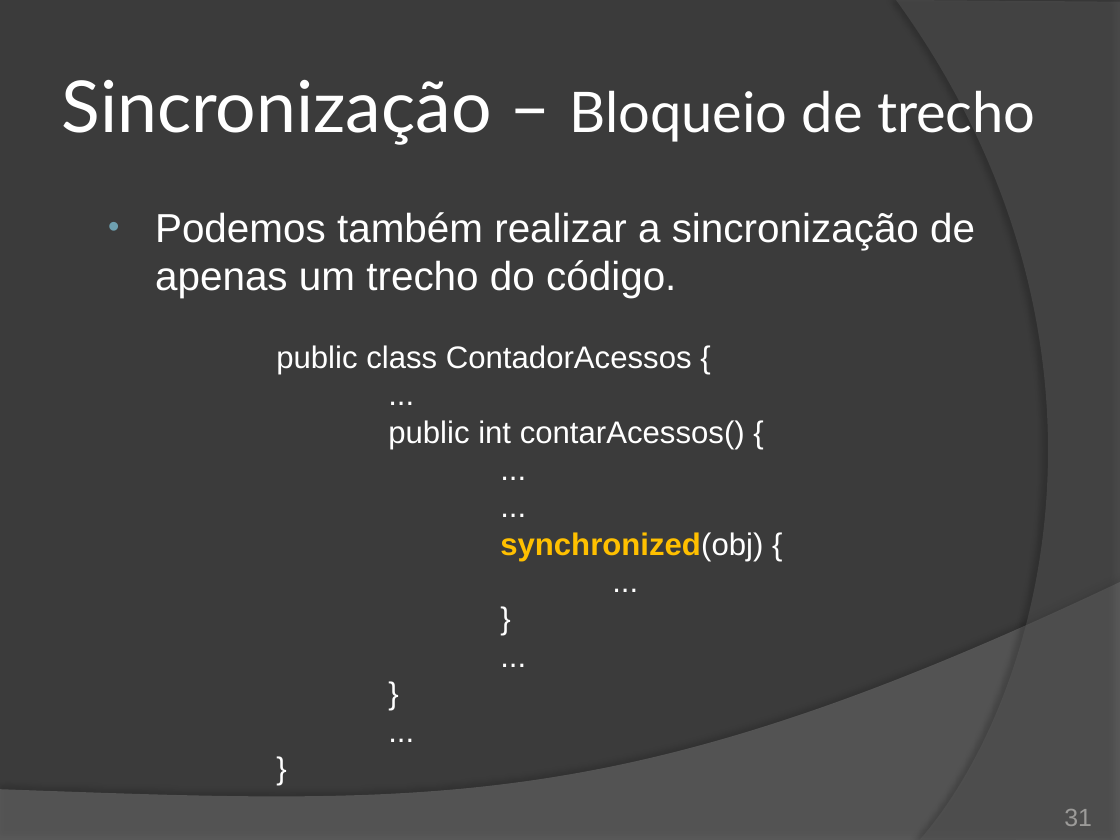
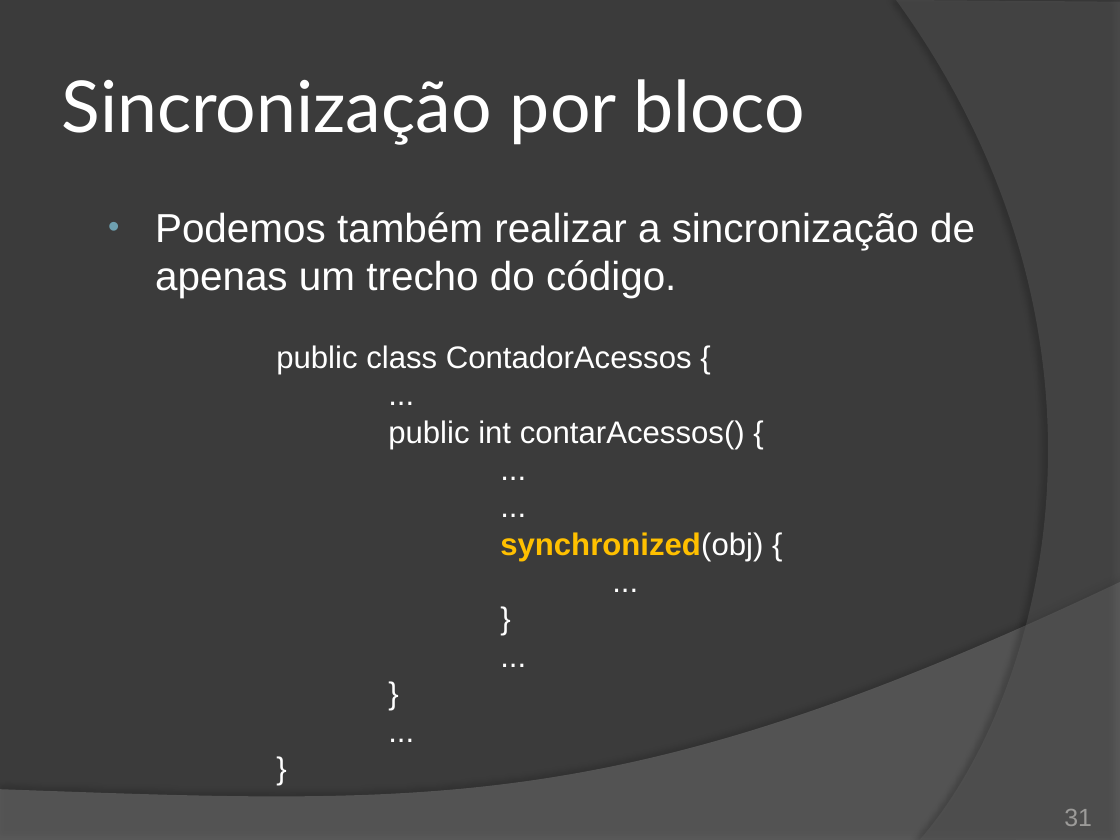
Before and after one commit to duchesqui/slzvieira-training, a slide deck: slide 31 of 2-Java-Programmer-Modulo-II/14.Capitulo08.pptx. Drawn at 1120x840 pixels with LibreOffice and Linux fonts; fonts in the diff are those of the drawing. Boxes give left, top, right and bottom in pixels: in the first picture for what was removed or moved away, otherwise in the second. Text is boxed around its words. In the diff, an @@ line names an element or a change of style, - is before the commit and + after.

Commit message:
Capítulo 8: Sincronização de bloco.

```diff
--- a/2-Java-Programmer-Modulo-II/14.Capitulo08.pptx
+++ b/2-Java-Programmer-Modulo-II/14.Capitulo08.pptx
@@ title at <box>62,79,805,145</box>: text changed; size 36 to 46 pt @@
-Sincronização – Bloqueio de trecho
+Sincronização por bloco
```
Also in this commit, not shown: 4 other slides changed.
